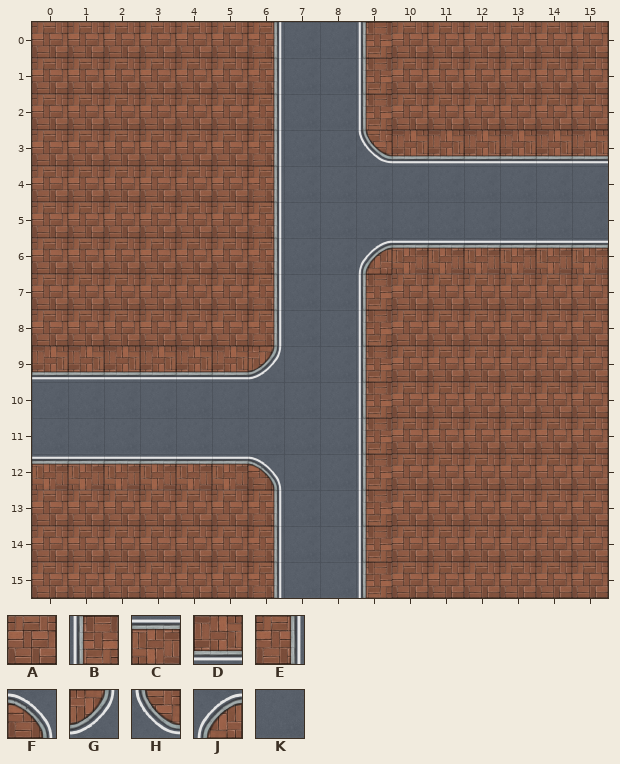
One commit to this Tiled map: combined1.tmx. The picture above is the old version.
Cells are 256x256 px. Shown: x 0..15, y 0..15.
Key: from "city": A 55 "block_01", B 56 "block_02 — копия (2)", C 57 "block_02 — копия (3)", D 58 "block_02 — копия", E 59 "block_02", F 60 "block_03", G 61 "block_04 — копия (2)", H 62 "block_04 — копия", J 63 "block_04", K 64 "block_05".
_ is an empty cell.
Layer "Слой тайлов 1" before, first column x 0:
 0 AAAAAAEKKBAAAAAA
 1 AAAAAAEKKBAAAAAA
 2 AAAAAAEKKBAAAAAA
 3 AAAAAAEKKHDDDDDD
 4 AAAAAAEKKKKKKKKK
 5 AAAAAAEKKKKKKKKK
 6 AAAAAAEKKJCCCCCC
 7 AAAAAAEKKBAAAAAA
 8 AAAAAAEKKBAAAAAA
 9 DDDDDDGKKBAAAAAA
10 KKKKKKKKKBAAAAAA
11 KKKKKKKKKBAAAAAA
12 CCCCCCFKKBAAAAAA
13 AAAAAAEKKBAAAAAA
14 AAAAAAEKKBAAAAAA
15 AAAAAAEKKBAAAAAA
And afterwards:
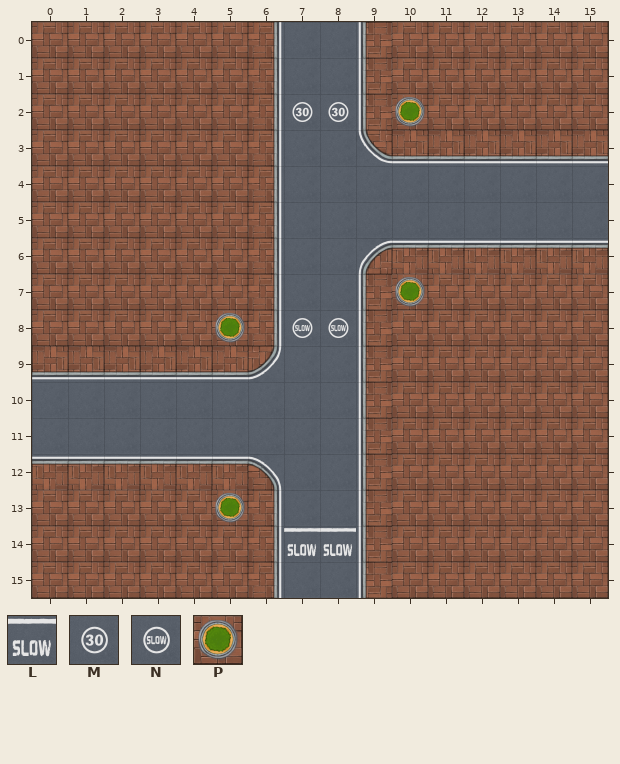
Further tiles: from "city": L 70 "block_11", M 83 "block_24", N 84 "block_25", P 86 "block_27".
Difference:
Layer "Слой тайлов 1":
y 2: x 7..8 KK -> MM; x 10 A -> P
y 7: x 10 A -> P
y 8: x 5 A -> P; x 7..8 KK -> NN
y 13: x 5 A -> P
y 14: x 7..8 KK -> LL
